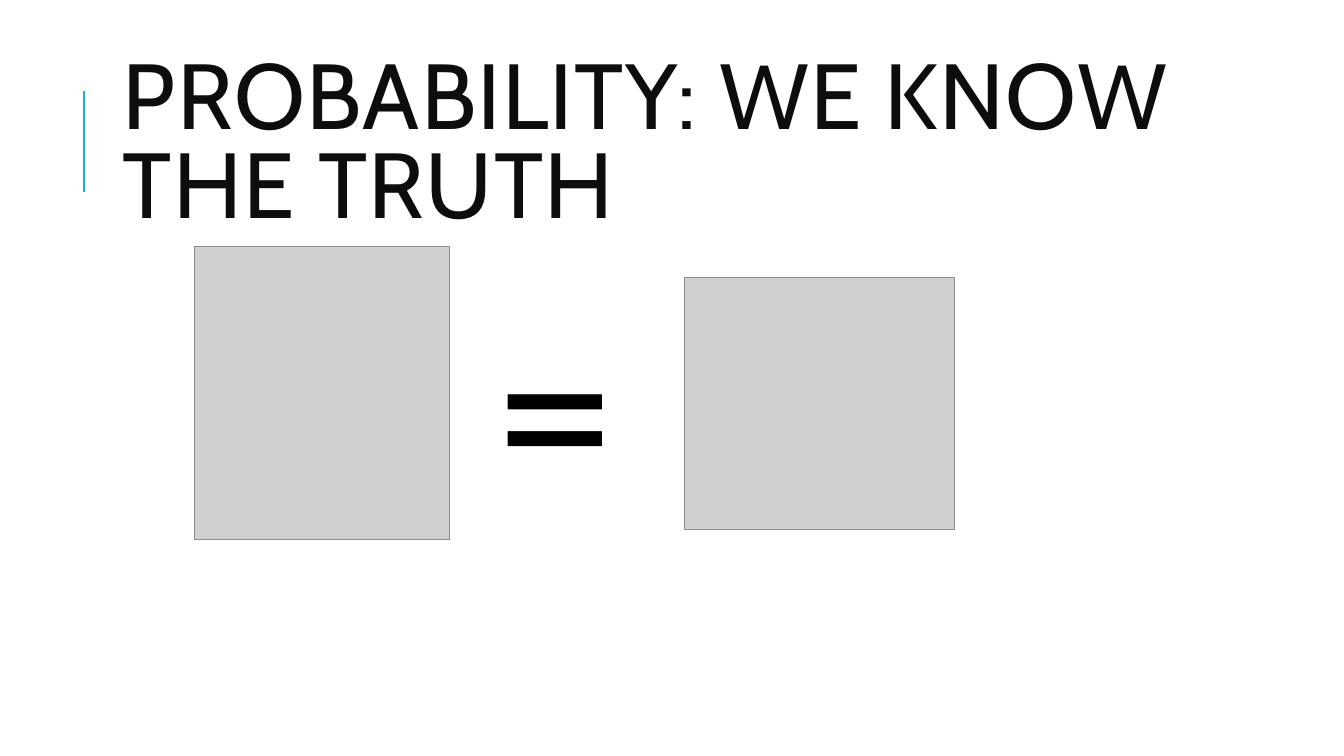
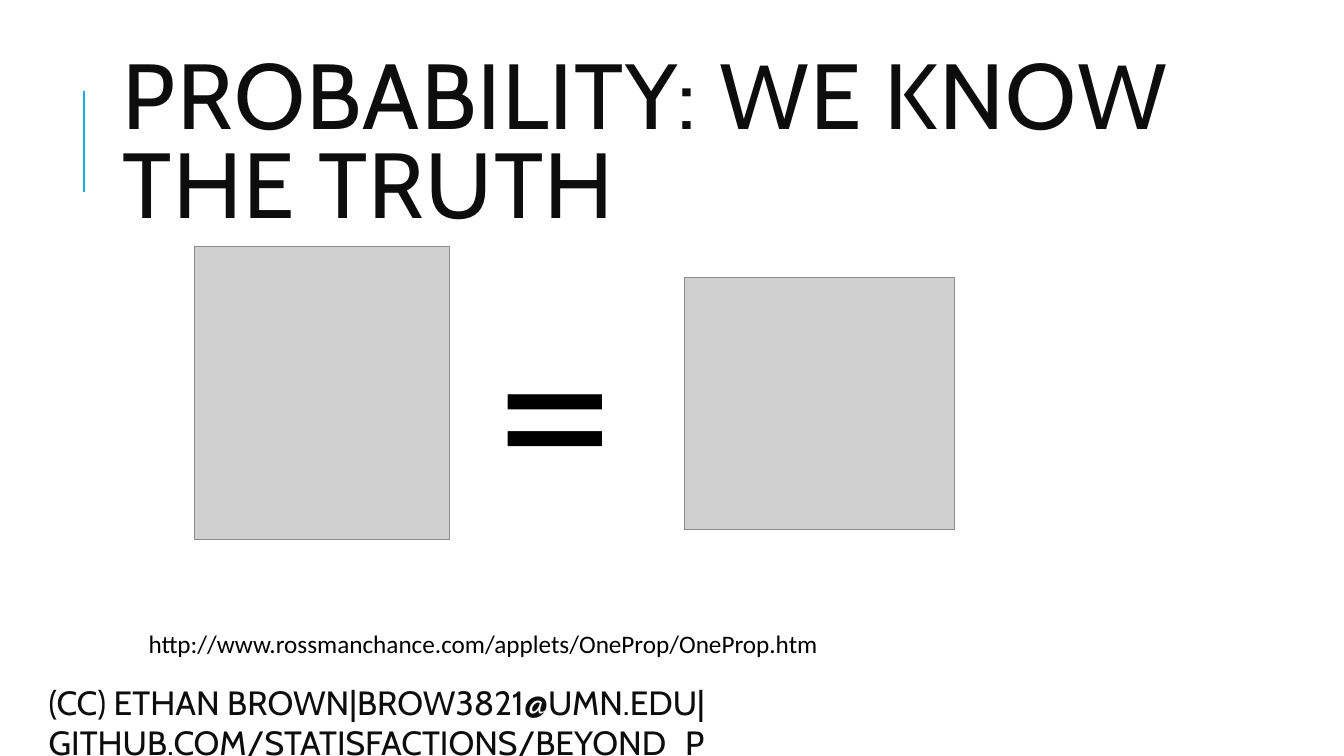
Before and after one commit to statisfactions/beyond_p, a slide deck: slide 4 of Beyond the P-Value.pptx. Drawn at 1344x756 pixels with LibreOffice and Linux fonts; fonts in the diff are those of the drawing; grey boxes stand for pictures. Boxes give left, top, right and bottom in pixels: in the first picture for what was removed or moved away, otherwise in the second. Text is boxed around its words. In the diff, an @@ line names an element or a change of style, - is before the commit and + after.

```diff
--- a/Beyond the P-Value.pptx
+++ b/Beyond the P-Value.pptx
@@ text added at [149,635,818,657], 18 pt, text #000000 @@
+http://www.rossmanchance.com/applets/OneProp/OneProp.htm
@@ text added at [49,689,705,756], 24 pt, text #0D0D0D @@
+(CC) ETHAN BROWN|BROW3821@UMN.EDU|GITHUB.COM/STATISFACTIONS/BEYOND_P
```
Also in this commit, not shown: 11 other slides changed, 16 slides added, 2 slides removed, 7 other files.
